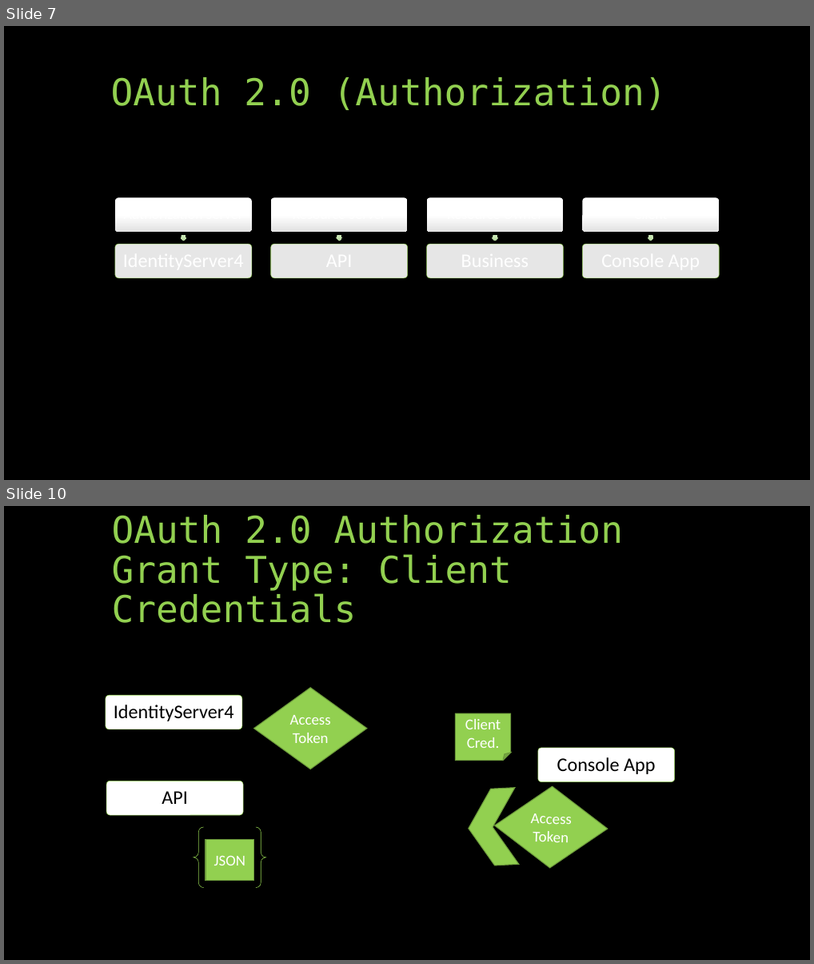
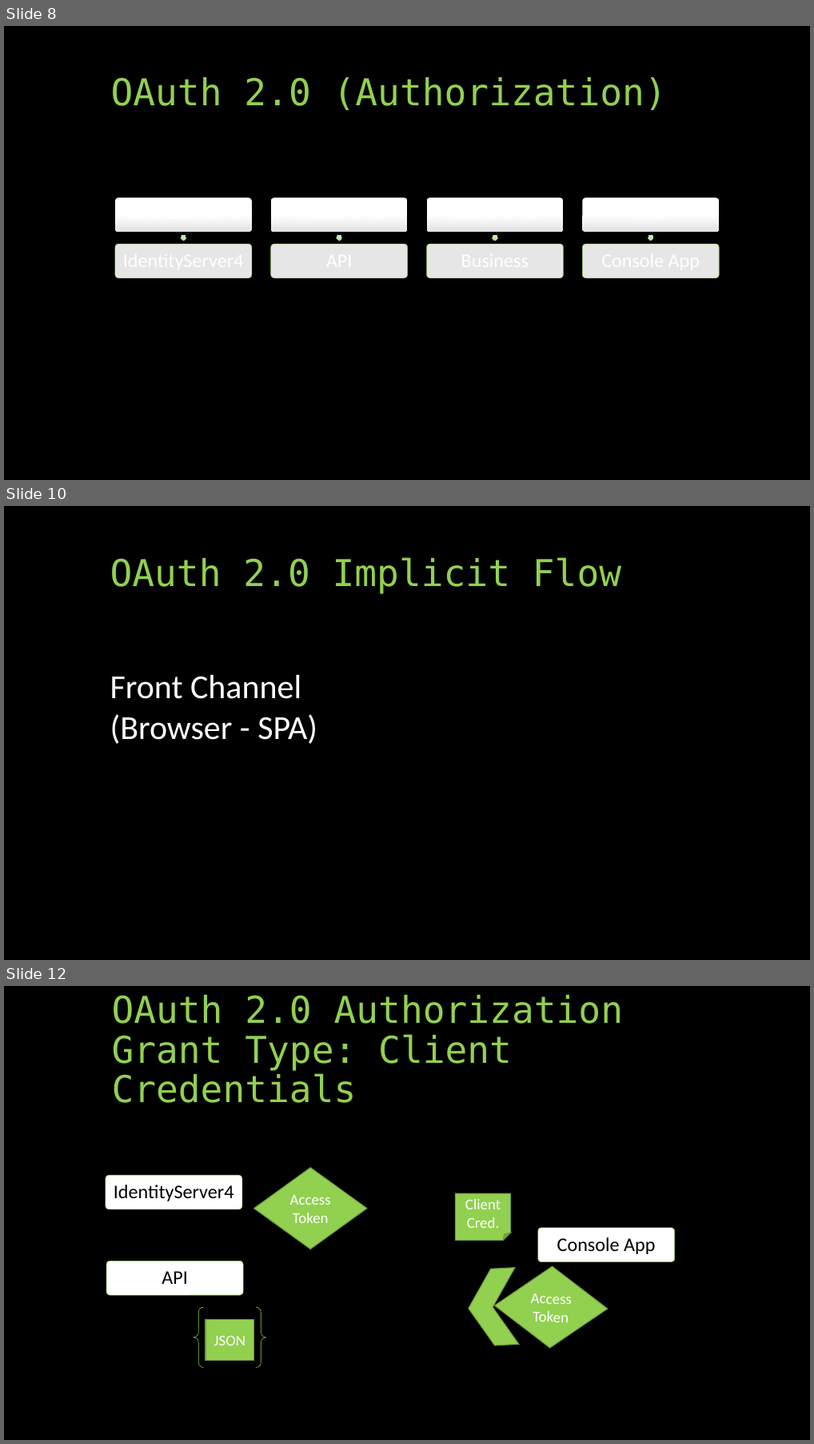
Before and after one commit to aaronralls/IdentityServer4Presentations, a slide deck: Authorization-IdentityServer4v2.pptx. Shown one above the other, each under a label of ours: slides 7 and 10 before the commit, slides 8, 10 and 12 after it; the slides between them are not shown. The pictures are 814x964 and 814x1444 pixels, drawn with LibreOffice and Linux fonts; fonts in the diff are those of the drawing. Boxes give left, top, right and bottom in pixels: in the first picture for what was removed or moved away, otherwise in the second. Text is boxed around its words. In the diff, an @@ line names an element or a change of style, - is before the commit and + after.

```diff
--- a/Authorization-IdentityServer4v2.pptx
+++ b/Authorization-IdentityServer4v2.pptx
@@ slide 10 added at (4,506,810,960), background #000000 @@
@@ text added at (110,557,622,594), 44 pt, text #92D050 @@
+OAuth 2.0 Implicit Flow
@@ text added at (110,675,318,744), 40 pt, text #FFFFFF @@
+Front Channel
+(Browser - SPA)
@@ what was slide 7 is now slide 8 @@
@@ what was slide 10 is now slide 12 @@
```
Also in this commit, not shown: 7 slides changed, 1 other file.
